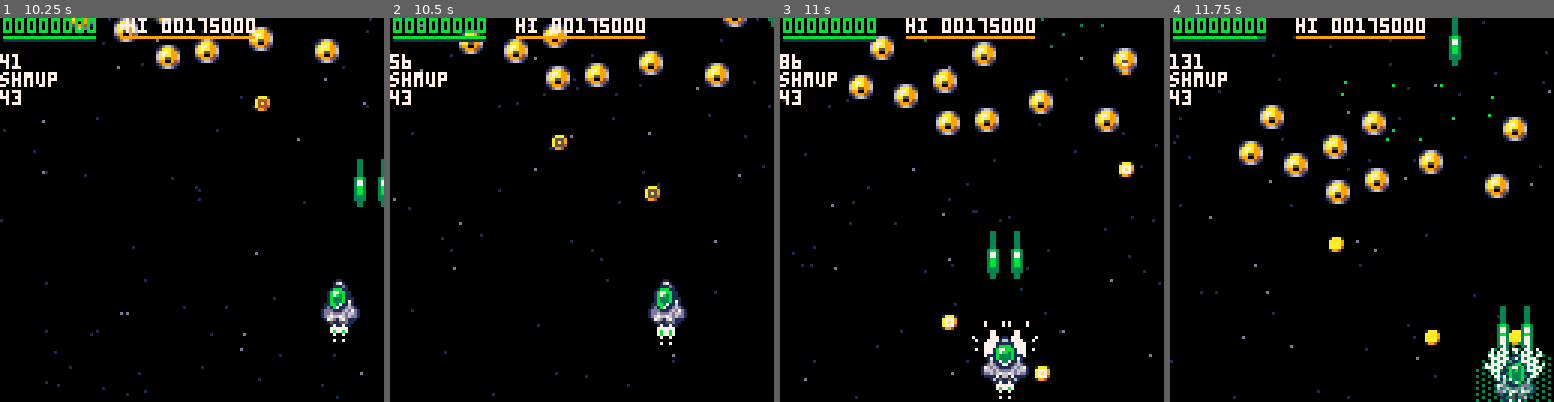
Above: before the commit, frames 1-4 (left to right).
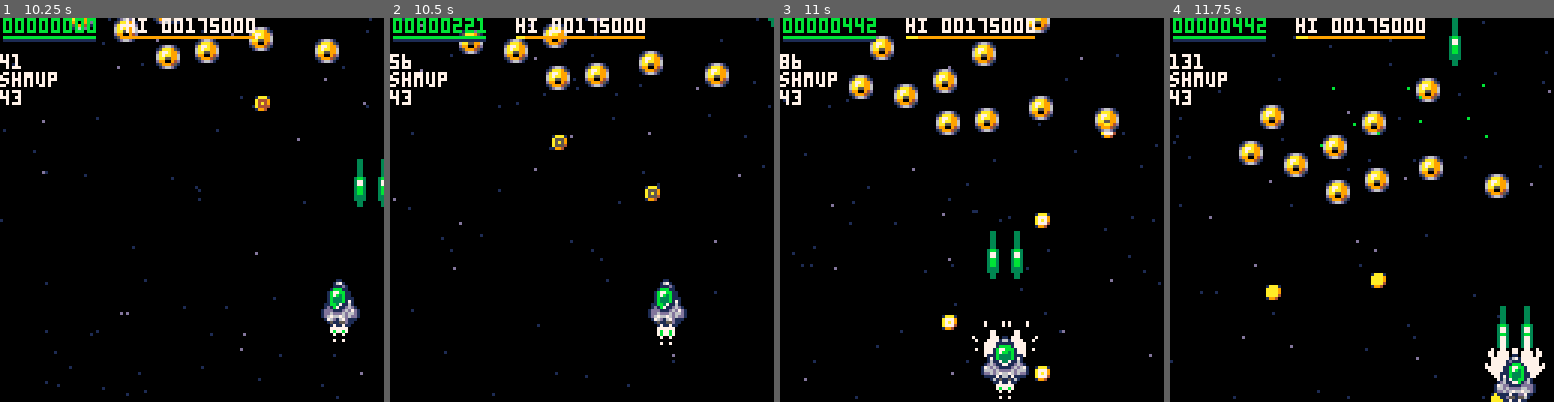
Above: after the commit, the same moments.

Repository: wimpysworld/antsy-alien-attack-pico
Game: PICO-8 cartridge main.p8
The game is run twice, just before and just after one commit, with the same random seed, the same clock (stepped at 60 frames per second) and the same inputs.
Inputs:
- Up to frame 1 (10.25 s): tap X (X key) at 0.33, 1.07, 1.85, 2.97, 4.08, 5.2, 6.32, 7.43, 8.55, 9.67 s; tap O (Z key) at 0.7, 1.7, 2.1, 2.5, 2.9, 3.3, 3.7, 4.1, 4.5, 4.9, 5.3, 5.7, 6.1, 6.5, 6.9, 7.3, 7.7, 8.1, 8.5, 8.9, 9.3, 9.7, 10.1 s; hold Right 1.6-2.1 s; hold Up 2.15-2.42 s; hold Right 2.47-3.03 s; hold Left 3.08-3.58 s; hold Down 3.63-3.97 s; hold Right 4.02-4.68 s; hold Up 4.73-5.03 s; hold Left 5.08-5.68 s; hold Down 5.73-6.03 s; hold Right 6.08-6.58 s; hold Right 6.63-7.13 s; hold Up 7.18-7.45 s; hold Right 7.5-8.07 s; hold Left 8.12-8.62 s; hold Down 8.67-9 s; hold Right 9.05-9.72 s; hold Up 9.77-10.07 s; hold Left from 10.12 s (still down)
- Up to frame 2 (10.5 s): keep holding Left
- Up to frame 3 (11 s): tap O (Z key) at 10.5, 10.9 s; release Left at 10.72 s; hold Down from 10.77 s (still down); tap X (X key) at 10.78 s
- Up to frame 4 (11.75 s): release Down at 11.07 s; hold Right 11.12-11.62 s; tap O (Z key) at 11.3, 11.7 s

Frame 1 is identical in both runs. In frame 2, 0.2% of the frame differs, in the area x 16-93%, y 0-6%; in frame 3, 1.5%; in frame 4, 2.8%, in the area x 16-100%, y 0-100%.

Commit message:
fix: ensure every alien is created with a breed

Diff:
--- a/main.p8
+++ b/main.p8
@@ -759,7 +759,7 @@
  else
   gamestate.hud_progress=gamestate.aliens_destroyed
   if #aliens<gamestate.aliens_max then
-   create_alien(rnd_range(16,112),rnd_range(-16,-8))
+   create_alien(rnd_range(16,112),rnd_range(-16,-8),"drone")
   end
   if gamestate.aliens_destroyed>=win_target then
    objective_cleanup()
@@ -1421,10 +1421,6 @@
  elseif breed=="orby" then
   al.hp=40
   al.sprite=sprite_create({75,76,77,76},1,1)
-  sprite_hitbox(al.sprite,1,1,5,5)
- else
-  al.hp=40
-  al.sprite=sprite_create({66},1,1)
   sprite_hitbox(al.sprite,1,1,5,5)
  end
  al.collision_damage=20
